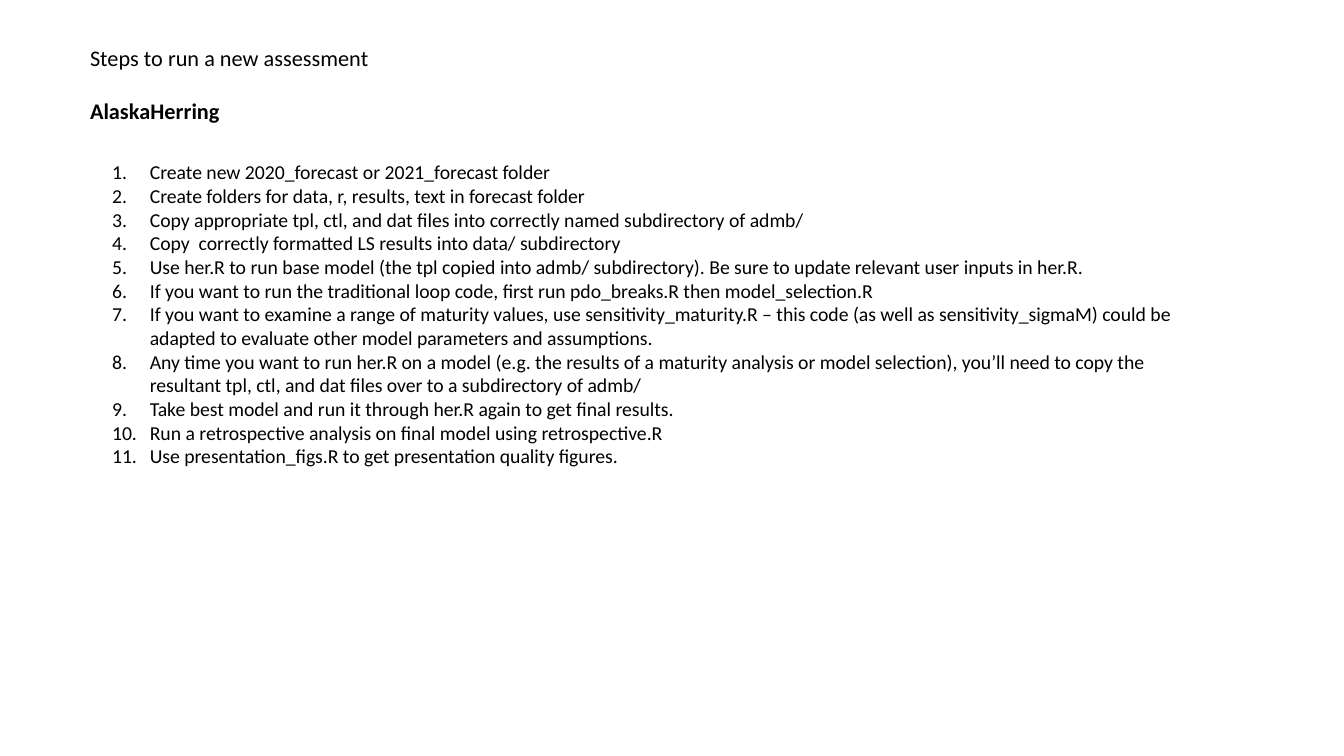
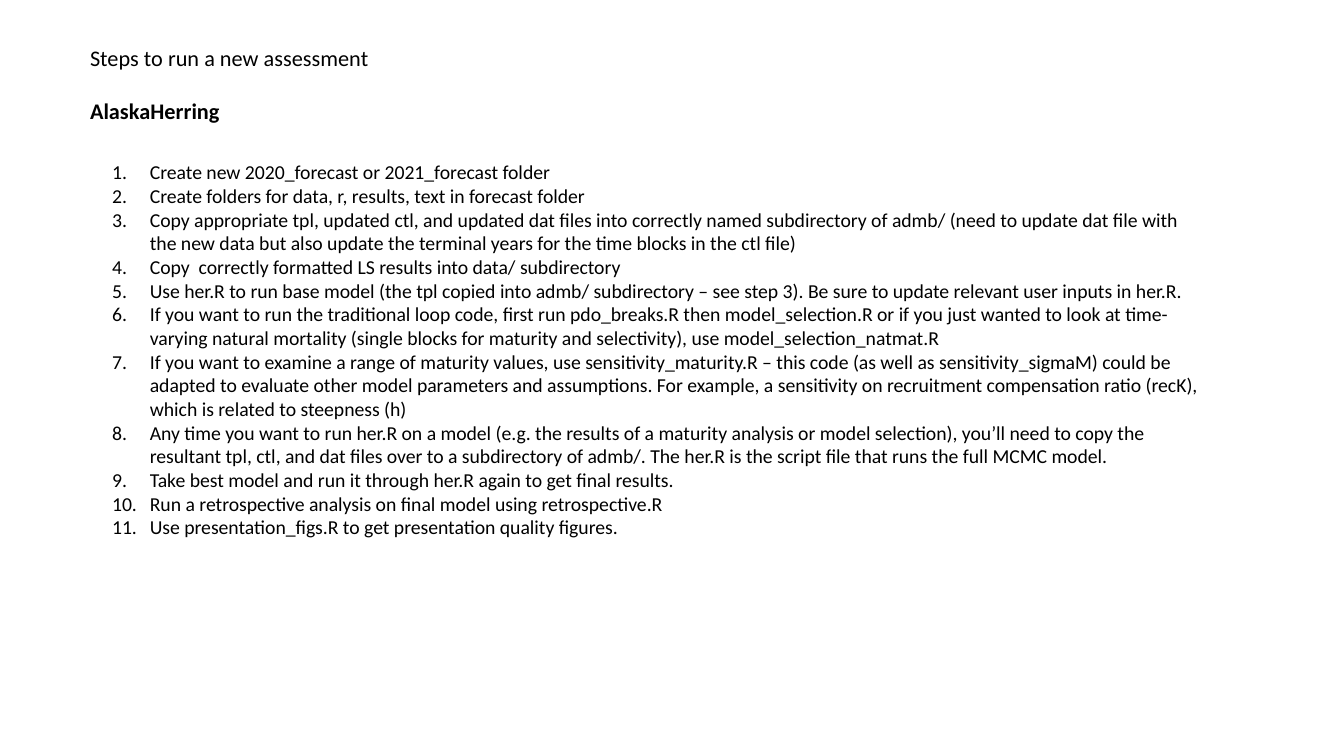
Before and after one commit to commfish/AlaskaHerring, a slide deck: slide 7 of technical_docs/folder_organization.pptx. Drawn at 1344x756 pixels with LibreOffice and Linux fonts; fonts in the diff are those of the drawing. Boxes give left, top, right and bottom in pixels: in the first picture for what was removed or moved away, otherwise in the second. Text is boxed around its words. In the diff, an @@ line names an element or a change of style, - is before the commit and + after.

```diff
--- a/technical_docs/folder_organization.pptx
+++ b/technical_docs/folder_organization.pptx
@@ text at bbox=[150, 213, 1178, 254]: text changed @@
-3. Copy appropriate tpl, ctl, and dat files into correctly named subdirectory of admb/
+3. Copy appropriate tpl, updated ctl, and updated dat files into correctly named subdirectory of admb/ (need to update dat file with the new data but also update the terminal years for the time blocks in the ctl file)
@@ text at bbox=[150, 283, 1198, 467]: text changed @@
-5. Use her.R to run base model (the tpl copied into admb/ subdirectory). Be sure to update relevant user inputs in her.R.
-6. If you want to run the traditional loop code, first run pdo_breaks.R then model_selection.R
-7. If you want to examine a range of maturity values, use sensitivity_maturity.R – this code (as well as sensitivity_sigmaM) could be adapted to evaluate other model parameters and assumptions.
-8. Any time you want to run her.R on a model (e.g. the results of a maturity analysis or model selection), you’ll need to copy the resultant tpl, ctl, and dat files over to a subdirectory of admb/
+5. Use her.R to run base model (the tpl copied into admb/ subdirectory – see step 3). Be sure to update relevant user inputs in her.R.
+6. If you want to run the traditional loop code, first run pdo_breaks.R then model_selection.R or if you just wanted to look at time-varying natural mortality (single blocks for maturity and selectivity), use model_selection_natmat.R
+7. If you want to examine a range of maturity values, use sensitivity_maturity.R – this code (as well as sensitivity_sigmaM) could be adapted to evaluate other model parameters and assumptions. For example, a sensitivity on recruitment compensation ratio (recK), which is related to steepness (h)
+8. Any time you want to run her.R on a model (e.g. the results of a maturity analysis or model selection), you’ll need to copy the resultant tpl, ctl, and dat files over to a subdirectory of admb/. The her.R is the script file that runs the full MCMC model.
```
Also in this commit, not shown: 2 other slides changed, 11 other files.
